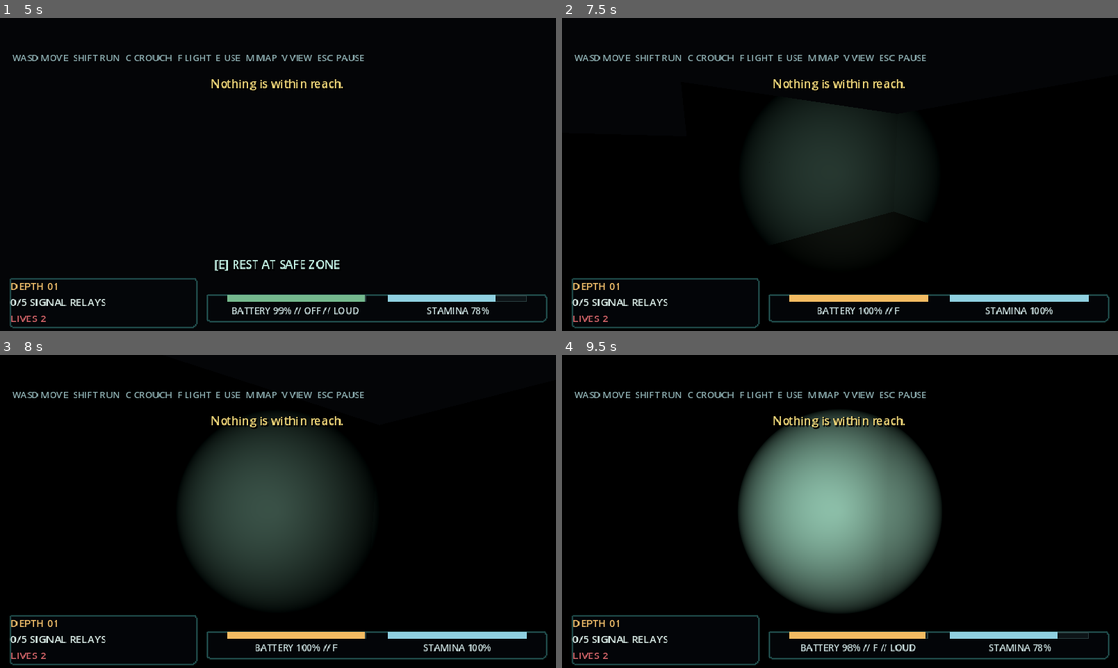
Above: before the commit, frames 1-4 (two rows, left to right).
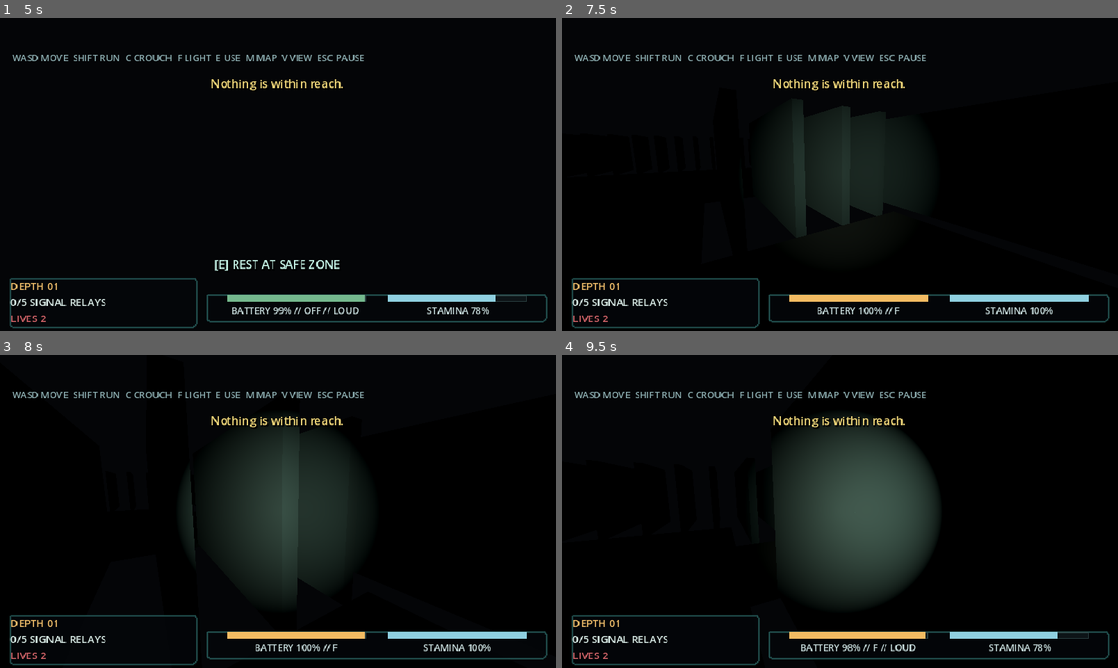
Above: after the commit, the same moments.

Repository: KyttuXD/LastRouteGodot
Game: Godot game, scene res://scenes/main_menu.tscn
The game is run twice, just before and just after one commit, with the same random seed, the same clock (stepped at 60 frames per second) and the same inputs.
Inputs (mouse positions are in pixels of both pictures, inside the frame that each line leads up to):
- Up to frame 1 (5 s): click "PLAY" at 0.5 s; tap Enter at 1.25, 3.5 s; move the mouse to (400, 158) at 1.27 s; hold D (move_right) 1.28-2.03 s; tap E (interact) at 1.35, 2.3, 3.05, 3.6, 4.55 s; move the mouse to (166, 190) at 2.02 s; hold S (move_down) 2.03-2.78 s; tap C (crouch) at 2.1 s; tap Space at 2.75, 4.25 s; move the mouse to (333, 105) at 2.77 s; hold D (move_right) 2.78-3.53 s; tap F (flashlight) at 2.85 s; move the mouse to (250, 237) at 3.52 s; hold W (move_up) 3.53-4.28 s; move the mouse to (444, 221) at 4.27 s; hold A (move_left) from 4.28 s (still down); hold Shift (sprint) from 4.28 s (still down)
- Up to frame 2 (7.5 s): move the mouse to (673, 127) at 5.02 s; release Shift (sprint) at 5.03 s; tap V (toggle_view) at 5.1 s; tap E (interact) at 5.3, 5.85, 6.8 s; move the mouse to (845, 174) at 5.77 s; release A (move_left) at 5.78 s; hold W (move_up) 5.78-6.53 s; tap Enter at 6.5 s; move the mouse to (817, 168) at 6.52 s; hold D (move_right) 6.53-7.28 s; tap C (crouch) at 6.6 s; tap Space at 7.25 s; move the mouse to (867, 174) at 7.27 s; hold W (move_up) from 7.28 s (still down); tap F (flashlight) at 7.35 s
- Up to frame 3 (8 s): keep holding W (move_up); tap E (interact) at 7.55 s
- Up to frame 4 (9.5 s): keep holding W (move_up); move the mouse to (812, 511) at 8.02 s; tap E (interact) at 8.1, 9.05 s; move the mouse to (851, 505) at 8.77 s; hold Shift (sprint) from 8.78 s (still down)

Frame 1 is identical in both runs. In frame 2, 0.7% of the frame differs, in the area x 37-59%, y 26-70%; in frame 3, 3.7%; in frame 4, 17%, in the area x 31-67%, y 18-82%.

Commit message:
Prepare 3D model import pipeline
Reorganize art/props-3d/ into environment/characters/interactables/props
subfolders and add a ModelSlot loader (src/game_3d/model_slot.gd) so every
3D visual the game uses — walls, floors, the player, Dovelle, and all four
interactables — loads from a .tscn scene file at runtime instead of being
hardcoded as inline mesh/material calls. Swapping a placeholder's contents
for a real imported model now needs zero code changes.

ModelSlot has two strategies: load_gridmap_item() extracts a Mesh/Shape3D
(by walking the scene for the first MeshInstance3D/CollisionShape3D by
*type*, not node name, so a glTF import's Blender-derived node names work
with no renaming) for GridMap's MeshLibrary; instantiate() instances a
whole scene as-is for anything that gets its own node, so a real model can
carry a skeleton/AnimationPlayer/multiple mesh parts with no assumptions
about its structure.

Interactable "completed" feedback moved from mutating a placeholder's
material (assumed a simple single mesh) to toggling an OmniLight3D's
visibility, so it stays correct once a real model replaces the marker
sphere.

Verified headlessly: models attach with expected child counts, MeshLibrary
floor/wall entries are non-null, and the GridMap wall collision raycast
still hits the exact same world position as before the refactor —
confirming the extracted collision shape's transform survives the change.
All four scenes (2D, 3D, main menu, reference_layout) and the 1000-seed
facility validator still pass clean.

art/props-3d/README.md documents the full swap-in workflow: per-slot table
of what's wired into game code today, glTF import collision settings, and
the scene structure ModelSlot expects.

Co-Authored-By: Claude Sonnet 5 <noreply@anthropic.com>
Claude-Session: https://claude.ai/code/session_01QgNqtjJEdPfzsEe5GEuHCb

Diff:
--- /dev/null
+++ b/art/props-3d/characters/dovelle.tscn
@@ -0,0 +1,18 @@
+[gd_scene load_steps=3 format=3]
+
+[sub_resource type="CapsuleMesh" id="CapsuleMesh_dovelle"]
+radius = 0.22
+height = 1.8
+
+[sub_resource type="StandardMaterial3D" id="StandardMaterial3D_dovelle"]
+albedo_color = Color(0.85, 0.18, 0.22, 1)
+emission_enabled = true
+emission = Color(0.85, 0.18, 0.22, 1)
+emission_energy_multiplier = 0.25
+
+[node name="Dovelle" type="Node3D"]
+
+[node name="MeshInstance3D" type="MeshInstance3D" parent="."]
+position = Vector3(0, 0.9, 0)
+mesh = SubResource("CapsuleMesh_dovelle")
+surface_material_override/0 = SubResource("StandardMaterial3D_dovelle")
--- /dev/null
+++ b/art/props-3d/characters/player.tscn
@@ -0,0 +1,18 @@
+[gd_scene load_steps=3 format=3]
+
+[sub_resource type="CapsuleMesh" id="CapsuleMesh_player"]
+radius = 0.25
+height = 1.7
+
+[sub_resource type="StandardMaterial3D" id="StandardMaterial3D_player"]
+albedo_color = Color(0.25, 0.92, 0.84, 1)
+emission_enabled = true
+emission = Color(0.25, 0.92, 0.84, 1)
+emission_energy_multiplier = 0.3
+
+[node name="Player" type="Node3D"]
+
+[node name="MeshInstance3D" type="MeshInstance3D" parent="."]
+position = Vector3(0, 0.85, 0)
+mesh = SubResource("CapsuleMesh_player")
+surface_material_override/0 = SubResource("StandardMaterial3D_player")
--- /dev/null
+++ b/art/props-3d/interactables/battery.tscn
@@ -0,0 +1,20 @@
+[gd_scene load_steps=3 format=3]
+
+[sub_resource type="SphereMesh" id="SphereMesh_battery"]
+radius = 0.26
+height = 0.52
+radial_segments = 12
+rings = 8
+
+[sub_resource type="StandardMaterial3D" id="StandardMaterial3D_battery"]
+albedo_color = Color(0.95, 0.82, 0.25, 1)
+emission_enabled = true
+emission = Color(0.95, 0.82, 0.25, 1)
+emission_energy_multiplier = 0.8
+
+[node name="Battery" type="Node3D"]
+
+[node name="MeshInstance3D" type="MeshInstance3D" parent="."]
+position = Vector3(0, 0.5, 0)
+mesh = SubResource("SphereMesh_battery")
+surface_material_override/0 = SubResource("StandardMaterial3D_battery")
--- /dev/null
+++ b/art/props-3d/interactables/lift.tscn
@@ -0,0 +1,20 @@
+[gd_scene load_steps=3 format=3]
+
+[sub_resource type="SphereMesh" id="SphereMesh_lift"]
+radius = 0.26
+height = 0.52
+radial_segments = 12
+rings = 8
+
+[sub_resource type="StandardMaterial3D" id="StandardMaterial3D_lift"]
+albedo_color = Color(0.76, 0.55, 0.96, 1)
+emission_enabled = true
+emission = Color(0.76, 0.55, 0.96, 1)
+emission_energy_multiplier = 0.8
+
+[node name="Lift" type="Node3D"]
+
+[node name="MeshInstance3D" type="MeshInstance3D" parent="."]
+position = Vector3(0, 0.5, 0)
+mesh = SubResource("SphereMesh_lift")
+surface_material_override/0 = SubResource("StandardMaterial3D_lift")
--- /dev/null
+++ b/art/props-3d/interactables/relay.tscn
@@ -0,0 +1,20 @@
+[gd_scene load_steps=3 format=3]
+
+[sub_resource type="SphereMesh" id="SphereMesh_relay"]
+radius = 0.26
+height = 0.52
+radial_segments = 12
+rings = 8
+
+[sub_resource type="StandardMaterial3D" id="StandardMaterial3D_relay"]
+albedo_color = Color(0.26, 0.88, 0.92, 1)
+emission_enabled = true
+emission = Color(0.26, 0.88, 0.92, 1)
+emission_energy_multiplier = 0.8
+
+[node name="Relay" type="Node3D"]
+
+[node name="MeshInstance3D" type="MeshInstance3D" parent="."]
+position = Vector3(0, 0.5, 0)
+mesh = SubResource("SphereMesh_relay")
+surface_material_override/0 = SubResource("StandardMaterial3D_relay")
--- /dev/null
+++ b/art/props-3d/interactables/safe_zone.tscn
@@ -0,0 +1,20 @@
+[gd_scene load_steps=3 format=3]
+
+[sub_resource type="SphereMesh" id="SphereMesh_safe_zone"]
+radius = 0.26
+height = 0.52
+radial_segments = 12
+rings = 8
+
+[sub_resource type="StandardMaterial3D" id="StandardMaterial3D_safe_zone"]
+albedo_color = Color(0.35, 0.95, 0.52, 1)
+emission_enabled = true
+emission = Color(0.35, 0.95, 0.52, 1)
+emission_energy_multiplier = 0.8
+
+[node name="SafeZone" type="Node3D"]
+
+[node name="MeshInstance3D" type="MeshInstance3D" parent="."]
+position = Vector3(0, 0.5, 0)
+mesh = SubResource("SphereMesh_safe_zone")
+surface_material_override/0 = SubResource("StandardMaterial3D_safe_zone")
--- a/art/props-3d/reference_layout.tscn
+++ b/art/props-3d/reference_layout.tscn
@@ -1,10 +1,15 @@
-[gd_scene load_steps=6 format=3]
+[gd_scene load_steps=11 format=3]
 
-[ext_resource type="PackedScene" path="res://art/props-3d/floor_tile.tscn" id="1_floor"]
-[ext_resource type="PackedScene" path="res://art/props-3d/wall_block.tscn" id="2_wall"]
-[ext_resource type="PackedScene" path="res://art/props-3d/door_frame.tscn" id="3_door"]
-[ext_resource type="PackedScene" path="res://art/props-3d/generic_prop.tscn" id="4_prop"]
-[ext_resource type="PackedScene" path="res://art/props-3d/character_scale_reference.tscn" id="5_char"]
+[ext_resource type="PackedScene" path="res://art/props-3d/environment/floor_tile.tscn" id="1_floor"]
+[ext_resource type="PackedScene" path="res://art/props-3d/environment/wall_block.tscn" id="2_wall"]
+[ext_resource type="PackedScene" path="res://art/props-3d/environment/door_frame.tscn" id="3_door"]
+[ext_resource type="PackedScene" path="res://art/props-3d/props/generic_prop.tscn" id="4_prop"]
+[ext_resource type="PackedScene" path="res://art/props-3d/characters/character_scale_reference.tscn" id="5_char"]
+[ext_resource type="PackedScene" path="res://art/props-3d/characters/player.tscn" id="6_player"]
+[ext_resource type="PackedScene" path="res://art/props-3d/characters/dovelle.tscn" id="7_dovelle"]
+[ext_resource type="PackedScene" path="res://art/props-3d/interactables/relay.tscn" id="8_relay"]
+[ext_resource type="PackedScene" path="res://art/props-3d/interactables/battery.tscn" id="9_battery"]
+[ext_resource type="PackedScene" path="res://art/props-3d/interactables/safe_zone.tscn" id="10_safe_zone"]
 
 [node name="ReferenceLayout" type="Node3D"]
 
@@ -13,7 +18,7 @@
 shadow_enabled = true
 
 [node name="Camera3D" type="Camera3D" parent="."]
-position = Vector3(6, 6, 10)
+position = Vector3(6, 8, 13)
 rotation_degrees = Vector3(-25, 15, 0)
 current = true
 
@@ -76,3 +81,37 @@
 
 [node name="Character" parent="SampleRow" instance=ExtResource("5_char")]
 position = Vector3(5, 0, 2)
+
+[node name="CastRow" type="Node3D" parent="."]
+
+[node name="FloorPlayer" parent="CastRow" instance=ExtResource("1_floor")]
+position = Vector3(7, 0, 0)
+
+[node name="Player" parent="CastRow" instance=ExtResource("6_player")]
+position = Vector3(7, 0, 0)
+
+[node name="FloorDovelle" parent="CastRow" instance=ExtResource("1_floor")]
+position = Vector3(7, 0, 1)
+
+[node name="Dovelle" parent="CastRow" instance=ExtResource("7_dovelle")]
+position = Vector3(7, 0, 1)
+
+[node name="InteractablesRow" type="Node3D" parent="."]
+
+[node name="FloorRelay" parent="InteractablesRow" instance=ExtResource("1_floor")]
+position = Vector3(9, 0, 0)
+
+[node name="Relay" parent="InteractablesRow" instance=ExtResource("8_relay")]
+position = Vector3(9, 0, 0)
+
+[node name="FloorBattery" parent="InteractablesRow" instance=ExtResource("1_floor")]
+position = Vector3(9, 0, 1)
+
+[node name="Battery" parent="InteractablesRow" instance=ExtResource("9_battery")]
+position = Vector3(9, 0, 1)
+
+[node name="FloorSafeZone" parent="InteractablesRow" instance=ExtResource("1_floor")]
+position = Vector3(9, 0, 2)
+
+[node name="SafeZone" parent="InteractablesRow" instance=ExtResource("10_safe_zone")]
+position = Vector3(9, 0, 2)
--- a/scenes/main_3d.tscn
+++ b/scenes/main_3d.tscn
@@ -8,16 +8,6 @@
 [sub_resource type="CapsuleShape3D" id="CapsuleShape3D_player"]
 radius = 0.25
 height = 1.7
-
-[sub_resource type="CapsuleMesh" id="CapsuleMesh_player"]
-radius = 0.25
-height = 1.7
-
-[sub_resource type="StandardMaterial3D" id="StandardMaterial3D_player"]
-albedo_color = Color(0.25, 0.92, 0.84, 1)
-emission_enabled = true
-emission = Color(0.25, 0.92, 0.84, 1)
-emission_energy_multiplier = 0.3
 
 [sub_resource type="Environment" id="Environment_dark"]
 background_mode = 1
@@ -47,10 +37,7 @@
 transform = Transform3D(1, 0, 0, 0, 1, 0, 0, 0, 1, 0, 0.85, 0)
 shape = SubResource("CapsuleShape3D_player")
 
-[node name="BodyVisual" type="MeshInstance3D" parent="World/Player"]
-transform = Transform3D(1, 0, 0, 0, 1, 0, 0, 0, 1, 0, 0.85, 0)
-mesh = SubResource("CapsuleMesh_player")
-surface_material_override/0 = SubResource("StandardMaterial3D_player")
+[node name="BodyVisual" type="Node3D" parent="World/Player"]
 
 [node name="FirstPersonPivot" type="Node3D" parent="World/Player"]
 transform = Transform3D(1, 0, 0, 0, 1, 0, 0, 0, 1, 0, 1.6, 0)
--- a/src/game_3d/facility_view_3d.gd
+++ b/src/game_3d/facility_view_3d.gd
@@ -4,15 +4,14 @@
 ## 3D counterpart to src/game/facility_view.gd. Renders the SAME
 ## facility_generator.gd grid data (unchanged, engine-agnostic) via a
 ## GridMap — the 3D equivalent of the 2D renderer's TileMapLayer — with
-## physics collision. Placeholder box meshes stand in for real 3D art; see
+## physics collision. Floor/wall visuals and collision come from
+## art/props-3d/environment/ via ModelSlot, not hardcoded geometry — see
 ## art/props-3d/README.md for the scale/pivot convention this mirrors:
 ## 1 grid cell = 1 meter, ground plane is XZ (Godot is Y-up).
 
 const CELL_SIZE := 1.0
-const WALL_HEIGHT := 2.4
-const FLOOR_THICKNESS := 0.1
-const FLOOR_COLOR := Color(0.09, 0.13, 0.15)
-const WALL_COLOR := Color(0.18, 0.27, 0.30)
+const FLOOR_SCENE := "res://art/props-3d/environment/floor_tile.tscn"
+const WALL_SCENE := "res://art/props-3d/environment/wall_block.tscn"
 
 const ITEM_FLOOR := 0
 const ITEM_WALL := 1
@@ -63,51 +62,35 @@
 	_interactables.clear()
 
 	for relay in generator.relays:
-		_spawn_interactable(RouteInteractable3D.Kind.RELAY, Vector2i(relay["x"], relay["y"]), "RECOVER SIGNAL RELAY", Color(0.26, 0.88, 0.92))
+		_spawn_interactable(RouteInteractable3D.Kind.RELAY, Vector2i(relay["x"], relay["y"]), "RECOVER SIGNAL RELAY")
 	for battery in generator.batteries:
-		_spawn_interactable(RouteInteractable3D.Kind.BATTERY, Vector2i(battery["x"], battery["y"]), "COLLECT BATTERY", Color(0.95, 0.82, 0.25))
+		_spawn_interactable(RouteInteractable3D.Kind.BATTERY, Vector2i(battery["x"], battery["y"]), "COLLECT BATTERY")
 	for zone in generator.safe_zones:
-		_spawn_interactable(RouteInteractable3D.Kind.SAFE_ZONE, Vector2i(zone["x"], zone["y"]), "REST AT SAFE ZONE", Color(0.35, 0.95, 0.52))
-	_spawn_interactable(RouteInteractable3D.Kind.LIFT, generator.exit_cell, "USE SERVICE LIFT", Color(0.76, 0.55, 0.96))
+		_spawn_interactable(RouteInteractable3D.Kind.SAFE_ZONE, Vector2i(zone["x"], zone["y"]), "REST AT SAFE ZONE")
+	_spawn_interactable(RouteInteractable3D.Kind.LIFT, generator.exit_cell, "USE SERVICE LIFT")
 
 
-func _spawn_interactable(kind: RouteInteractable3D.Kind, cell: Vector2i, prompt_text: String, accent_color: Color) -> void:
+func _spawn_interactable(kind: RouteInteractable3D.Kind, cell: Vector2i, prompt_text: String) -> void:
 	var node := RouteInteractable3D.new()
 	node.position = cell_to_world(cell)
 	node.kind = kind
 	node.prompt_text = prompt_text
-	node.accent_color = accent_color
 	add_child(node)
 	_interactables.append(node)
 
 
 func _build_mesh_library() -> MeshLibrary:
 	var library := MeshLibrary.new()
+	_add_item(library, ITEM_FLOOR, FLOOR_SCENE)
+	_add_item(library, ITEM_WALL, WALL_SCENE)
+	return library
 
-	var floor_mesh := BoxMesh.new()
-	floor_mesh.size = Vector3(CELL_SIZE, FLOOR_THICKNESS, CELL_SIZE)
-	var floor_material := StandardMaterial3D.new()
-	floor_material.albedo_color = FLOOR_COLOR
-	floor_mesh.material = floor_material
-	var floor_transform := Transform3D(Basis(), Vector3(0, -FLOOR_THICKNESS / 2.0, 0))
-	var floor_shape := BoxShape3D.new()
-	floor_shape.size = floor_mesh.size
-	library.create_item(ITEM_FLOOR)
-	library.set_item_mesh(ITEM_FLOOR, floor_mesh)
-	library.set_item_mesh_transform(ITEM_FLOOR, floor_transform)
-	library.set_item_shapes(ITEM_FLOOR, [floor_shape, floor_transform])
 
-	var wall_mesh := BoxMesh.new()
-	wall_mesh.size = Vector3(CELL_SIZE, WALL_HEIGHT, CELL_SIZE)
-	var wall_material := StandardMaterial3D.new()
-	wall_material.albedo_color = WALL_COLOR
-	wall_mesh.material = wall_material
-	var wall_transform := Transform3D(Basis(), Vector3(0, WALL_HEIGHT / 2.0, 0))
-	var wall_shape := BoxShape3D.new()
-	wall_shape.size = wall_mesh.size
-	library.create_item(ITEM_WALL)
-	library.set_item_mesh(ITEM_WALL, wall_mesh)
-	library.set_item_mesh_transform(ITEM_WALL, wall_transform)
-	library.set_item_shapes(ITEM_WALL, [wall_shape, wall_transform])
-
-	return library
+static func _add_item(library: MeshLibrary, id: int, scene_path: String) -> void:
+	var loaded := ModelSlot.load_gridmap_item(scene_path)
+	library.create_item(id)
+	if loaded["mesh"]:
+		library.set_item_mesh(id, loaded["mesh"])
+		library.set_item_mesh_transform(id, loaded["mesh_transform"])
+	if loaded["shape"]:
+		library.set_item_shapes(id, [loaded["shape"], loaded["shape_transform"]])
--- a/src/game_3d/hunter_view_3d.gd
+++ b/src/game_3d/hunter_view_3d.gd
@@ -3,30 +3,25 @@
 
 ## Thin 3D presentation wrapper around a HunterBrain: reads its grid-space
 ## `position` each frame and converts to world space (1 cell = 1 meter, same
-## convention as facility_view_3d.gd). Placeholder capsule mesh, distinct
-## color from the player, until real 3D art exists (see art/props-3d/).
+## convention as facility_view_3d.gd). Visual is instanced from
+## art/props-3d/characters/ via ModelSlot — currently only Dovelle exists,
+## so that's the only model this maps yet; extend MODEL_SCENES per hunter id
+## as the roster grows (see MIGRATION.md).
 
-const BODY_COLOR := Color(0.85, 0.18, 0.22)
+const MODEL_SCENES := {
+	"dovelle": "res://art/props-3d/characters/dovelle.tscn",
+}
+const FALLBACK_MODEL_SCENE := "res://art/props-3d/characters/dovelle.tscn"
 
 var brain: HunterBrain
-
-var _mesh_instance: MeshInstance3D
+var hunter_id := "dovelle"
 
 
 func _ready() -> void:
-	var capsule := CapsuleMesh.new()
-	capsule.radius = GameConfig.HUNTER_RADIUS
-	capsule.height = 1.8
-	_mesh_instance = MeshInstance3D.new()
-	_mesh_instance.mesh = capsule
-	_mesh_instance.position = Vector3(0, 0.9, 0)
-	var material := StandardMaterial3D.new()
-	material.albedo_color = BODY_COLOR
-	material.emission_enabled = true
-	material.emission = BODY_COLOR
-	material.emission_energy_multiplier = 0.25
-	_mesh_instance.material_override = material
-	add_child(_mesh_instance)
+	var scene_path: String = MODEL_SCENES.get(hunter_id, FALLBACK_MODEL_SCENE)
+	var model := ModelSlot.instantiate(scene_path)
+	if model:
+		add_child(model)
 
 
 func sync_from_brain() -> void:
--- /dev/null
+++ b/src/game_3d/model_slot.gd
@@ -0,0 +1,81 @@
+class_name ModelSlot
+extends RefCounted
+
+## Loads visuals from art/props-3d/ scene files so gameplay code never
+## hardcodes placeholder geometry — swap a slot's .tscn contents for a real
+## imported model and the game picks it up with no code changes. See
+## art/props-3d/README.md for the required scene structure per use.
+
+## For GridMap items (wall/floor): extracts a Mesh (with the scene's
+## surface_material_override baked in, if any — only meaningful for the
+## placeholder PrimitiveMeshes; a real imported model's own multi-surface
+## materials are already baked into its mesh and need no override) plus the
+## MeshInstance3D's own local transform (a Mesh resource has no position of
+## its own — e.g. the floor tile's "flush at y=0" offset lives on the node,
+## not the mesh, and is lost if you only keep .mesh), and an optional
+## collision Shape3D + its local transform, read from the scene's
+## MeshInstance3D/CollisionShape3D children. "mesh"/"shape" are null if the
+## scene has no such child.
+static func load_gridmap_item(scene_path: String) -> Dictionary:
+	var result := {
+		"mesh": null, "mesh_transform": Transform3D.IDENTITY,
+		"shape": null, "shape_transform": Transform3D.IDENTITY,
+	}
+	var scene: PackedScene = load(scene_path)
+	if scene == null:
+		push_warning("ModelSlot: could not load %s" % scene_path)
+		return result
+
+	var instance := scene.instantiate()
+	var mesh_instance := _find_mesh_instance(instance)
+	if mesh_instance and mesh_instance.mesh:
+		var mesh: Mesh = mesh_instance.mesh.duplicate()
+		var material := mesh_instance.get_surface_override_material(0)
+		if material and mesh is PrimitiveMesh:
+			(mesh as PrimitiveMesh).material = material
+		result["mesh"] = mesh
+		result["mesh_transform"] = mesh_instance.transform
+
+	var collision := _find_collision_shape(instance)
+	if collision and collision.shape:
+		result["shape"] = collision.shape
+		result["shape_transform"] = collision.transform
+
+	instance.queue_free()
+	return result
+
+
+## Matched by type, not node name — a hand-authored placeholder happens to
+## name its nodes "MeshInstance3D"/"CollisionShape3D", but a real glTF import
+## names them after the source Blender object, so name-matching would break
+## the moment a real model is dropped in.
+static func _find_mesh_instance(node: Node) -> MeshInstance3D:
+	if node is MeshInstance3D:
+		return node
+	for child in node.get_children():
+		var found := _find_mesh_instance(child)
+		if found:
+			return found
+	return null
+
+
+static func _find_collision_shape(node: Node) -> CollisionShape3D:
+	if node is CollisionShape3D:
+		return node
+	for child in node.get_children():
+		var found := _find_collision_shape(child)
+		if found:
+			return found
+	return null
+
+
+## For everything else (characters, interactables, standalone props):
+## instances the whole scene as-is, so a real model can be as complex as it
+## needs to be (skeleton, AnimationPlayer, multiple mesh parts) with no
+## assumptions about its internal structure at all.
+static func instantiate(scene_path: String) -> Node3D:
+	var scene: PackedScene = load(scene_path)
+	if scene == null:
+		push_warning("ModelSlot: could not load %s" % scene_path)
+		return null
+	return scene.instantiate()
--- a/src/game_3d/player_controller_3d.gd
+++ b/src/game_3d/player_controller_3d.gd
@@ -14,6 +14,7 @@
 const CAMERA_HEIGHT := 1.6
 const TOP_DOWN_HEIGHT := 12.0
 const TOP_DOWN_ORTHO_SIZE := 10.0
+const BODY_MODEL_SCENE := "res://art/props-3d/characters/player.tscn"
 
 ## Sibling, not a child — the top-down camera must NOT inherit the player's
 ## facing rotation (it stays fixed, looking straight down, and only follows
@@ -22,7 +23,10 @@
 @onready var first_person_camera: Camera3D = $FirstPersonPivot/FirstPersonCamera
 @onready var first_person_pivot: Node3D = $FirstPersonPivot
 @onready var flashlight: SpotLight3D = $FirstPersonPivot/Flashlight
-@onready var body_visual: MeshInstance3D = $BodyVisual
+## Empty container — its child model comes from ModelSlot (see _ready), so
+## replacing BODY_MODEL_SCENE's contents with a real model needs no changes
+## here.
+@onready var body_visual: Node3D = $BodyVisual
 
 var flashlight_enabled := true
 var stamina := GameConfig.MAX_STAMINA
@@ -43,6 +47,9 @@
 
 
 func _ready() -> void:
+	var model := ModelSlot.instantiate(BODY_MODEL_SCENE)
+	if model:
+		body_visual.add_child(model)
 	flashlight.visible = flashlight_enabled
 	_set_view_mode(false)
 
--- a/src/game_3d/route_interactable_3d.gd
+++ b/src/game_3d/route_interactable_3d.gd
@@ -1,9 +1,14 @@
 class_name RouteInteractable3D
 extends Node3D
 
-## 3D counterpart to src/game/interactable.gd — same kind/activate contract,
-## rendered as a simple emissive marker mesh instead of a 2D _draw() glyph
-## until real 3D props (see art/props-3d/) are wired in per kind.
+## 3D counterpart to src/game/interactable.gd — same kind/activate contract.
+## Its visual is instanced from art/props-3d/interactables/<kind>.tscn (see
+## ModelSlot.instantiate) rather than any hardcoded geometry, so swapping
+## that scene's contents for a real model needs no code change here. The
+## completed/not-completed state is shown by toggling a glow light rather
+## than recoloring the model — a real imported model can be as structurally
+## complex as it needs to be (multiple meshes, a skeleton) with nothing here
+## assuming otherwise.
 
 enum Kind {
 	RELAY,
@@ -12,38 +17,40 @@
 	LIFT,
 }
 
+const MODEL_SCENES := {
+	Kind.RELAY: "res://art/props-3d/interactables/relay.tscn",
+	Kind.BATTERY: "res://art/props-3d/interactables/battery.tscn",
+	Kind.SAFE_ZONE: "res://art/props-3d/interactables/safe_zone.tscn",
+	Kind.LIFT: "res://art/props-3d/interactables/lift.tscn",
+}
+const GLOW_COLORS := {
+	Kind.RELAY: Color(0.26, 0.88, 0.92),
+	Kind.BATTERY: Color(0.95, 0.82, 0.25),
+	Kind.SAFE_ZONE: Color(0.35, 0.95, 0.52),
+	Kind.LIFT: Color(0.76, 0.55, 0.96),
+}
+
 @export var kind: Kind = Kind.RELAY
 @export var prompt_text := "INTERACT"
-@export var accent_color := Color(0.35, 0.9, 0.8)
 
 var completed := false
 
-var _material: StandardMaterial3D
+var _light: OmniLight3D
 
 
 func _ready() -> void:
 	add_to_group("interactable")
-	var mesh_instance := MeshInstance3D.new()
-	var mesh := SphereMesh.new()
-	mesh.radius = 0.26
-	mesh.height = 0.52
-	mesh.radial_segments = 12
-	mesh.rings = 8
-	mesh_instance.mesh = mesh
-	mesh_instance.position = Vector3(0, 0.5, 0)
 
-	_material = StandardMaterial3D.new()
-	_material.emission_enabled = true
-	_material.emission_energy_multiplier = 0.8
-	mesh_instance.material_override = _material
-	add_child(mesh_instance)
+	var visual := ModelSlot.instantiate(MODEL_SCENES[kind])
+	if visual:
+		add_child(visual)
 
-	var light := OmniLight3D.new()
-	light.position = Vector3(0, 0.5, 0)
-	light.light_energy = 0.4
-	light.omni_range = 2.0
-	light.light_color = accent_color
-	add_child(light)
+	_light = OmniLight3D.new()
+	_light.position = Vector3(0, 0.5, 0)
+	_light.light_energy = 0.4
+	_light.omni_range = 2.0
+	_light.light_color = GLOW_COLORS[kind]
+	add_child(_light)
 
 	_refresh_visual()
 
@@ -90,8 +97,5 @@
 
 
 func _refresh_visual() -> void:
-	if _material == null:
-		return
-	var color := accent_color.darkened(0.72) if completed else accent_color
-	_material.albedo_color = color
-	_material.emission = color
+	if _light:
+		_light.visible = not completed
Renamed: art/props-3d/character_scale_reference.tscn -> art/props-3d/characters/character_scale_reference.tscn
Renamed: art/props-3d/door_frame.tscn -> art/props-3d/environment/door_frame.tscn
Renamed: art/props-3d/floor_tile.tscn -> art/props-3d/environment/floor_tile.tscn
Renamed: art/props-3d/wall_block.tscn -> art/props-3d/environment/wall_block.tscn
Renamed: art/props-3d/generic_prop.tscn -> art/props-3d/props/generic_prop.tscn
Not shown: 1 places in scenes/main_3d.tscn that only renumber resources
Not shown, changed: MIGRATION.md
